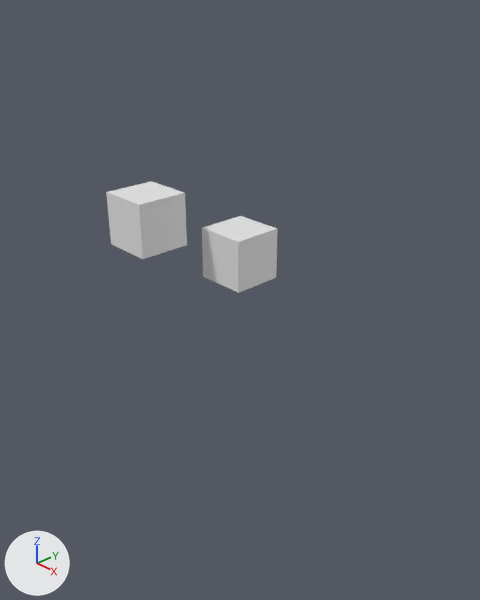
The Blender file untitled.blend, before and after one commit.
Rendered twice from a 50 mm camera at (17.1, -16.1, 9.5) aimed at (0.6, -0.5, -1.6). Every picture has the same lights, and +X, +Y and +Z are marked at lower left.

The scene before the commit, as lines of its bpy script (objects in view):
```python
me_cube = bpy.data.meshes.new('Cube')
me_cube.from_pydata(...)  # a box spanning x -1.0..1.0, y -1.0..1.0, z -1.0..1.0
me_cube.materials.append(mat_material)  # white #e7e7e7
me_cube_001 = bpy.data.meshes.new('Cube.001')
me_cube_001.from_pydata(...)  # a box spanning x -1.0..1.0, y -1.0..1.0, z -1.0..1.0
ob_cube = bpy.data.objects.new('Cube', me_cube)
ob_cube.location = (0.0, 0.0, 0.0)
ob_cube_001 = bpy.data.objects.new('Cube.001', me_cube_001)
ob_cube_001.location = (-2.02, -2.72, 1.5)
```
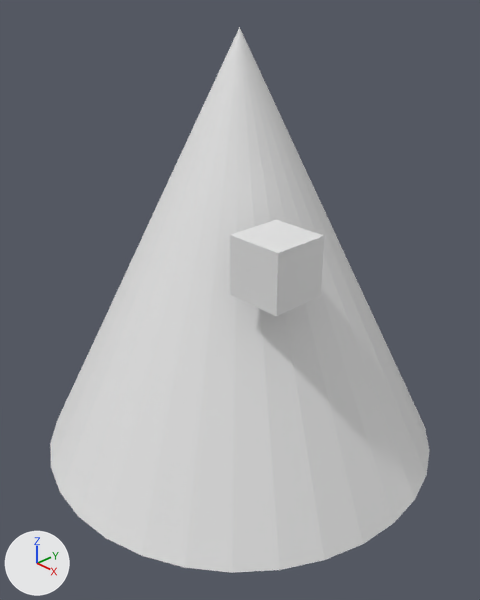
Pixel boxes [x1, y1, x2, y2] of what changed, in the pictures (480 x 600 px):
'Cone', added: after [50, 27, 430, 573]
'Cube.001', moved: before [106, 181, 187, 259]; after [230, 220, 324, 316]
'Cube', unchanged, covered by the edit: before [202, 216, 278, 293]

The change, as a list of edits to the scene's bpy script:
```text
Add me_cone:
    me_cone.from_pydata(...)  # a 32-sided cone pointing to +z spanning x -1.0..1.0, y -1.0..1.0, z -1.0..1.0
Change ob_cube_001:
    ob_cube_001.location: (-2.02, -2.72, 1.5) -> (4.22, -2.43, 1.5)
Add ob_cone:
    ob_cone = bpy.data.objects.new('Cone', me_cone)
    ob_cone.location = (0.0, 0.0, 0.0)
    ob_cone.scale = (7.96, 7.96, 7.96)
```
